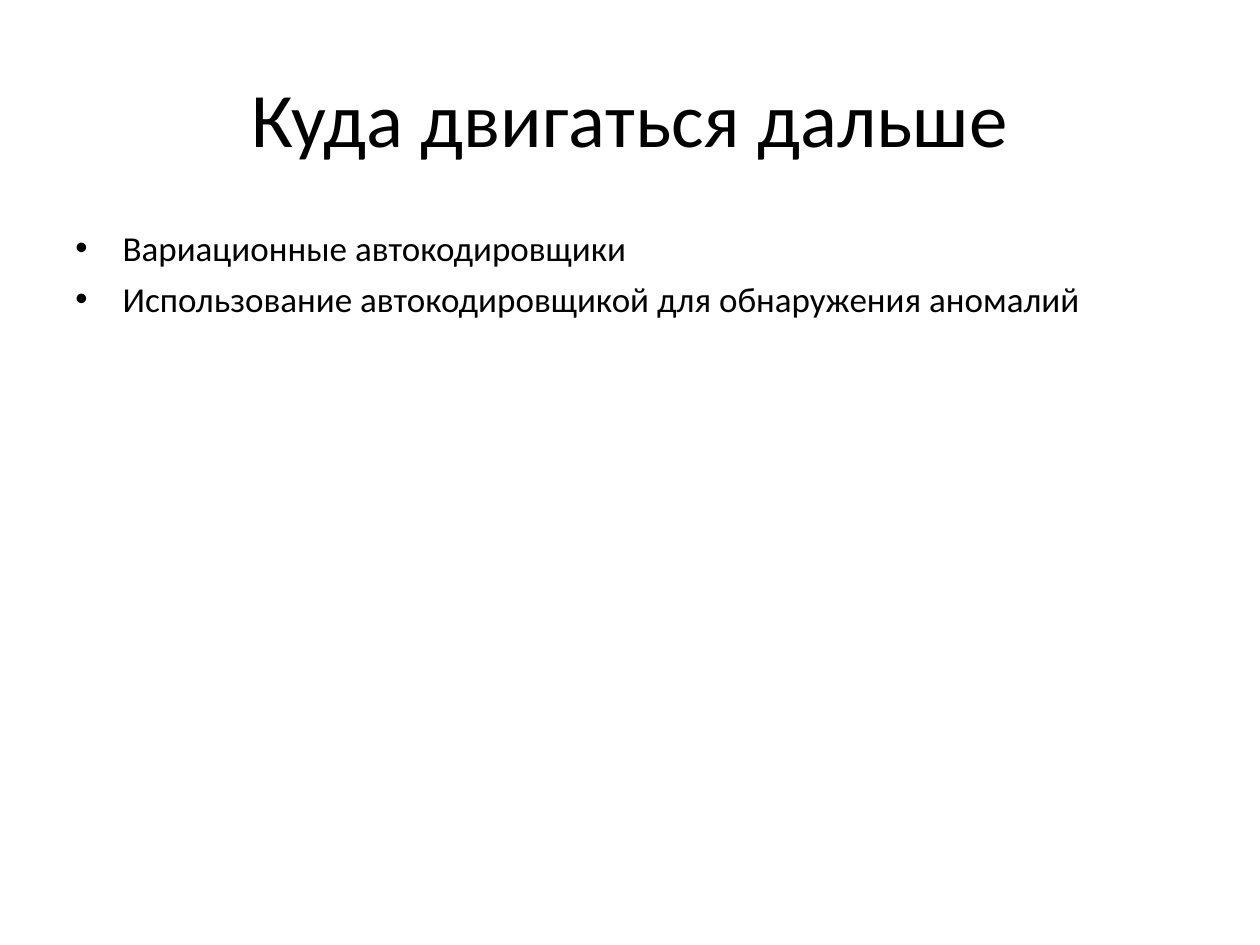
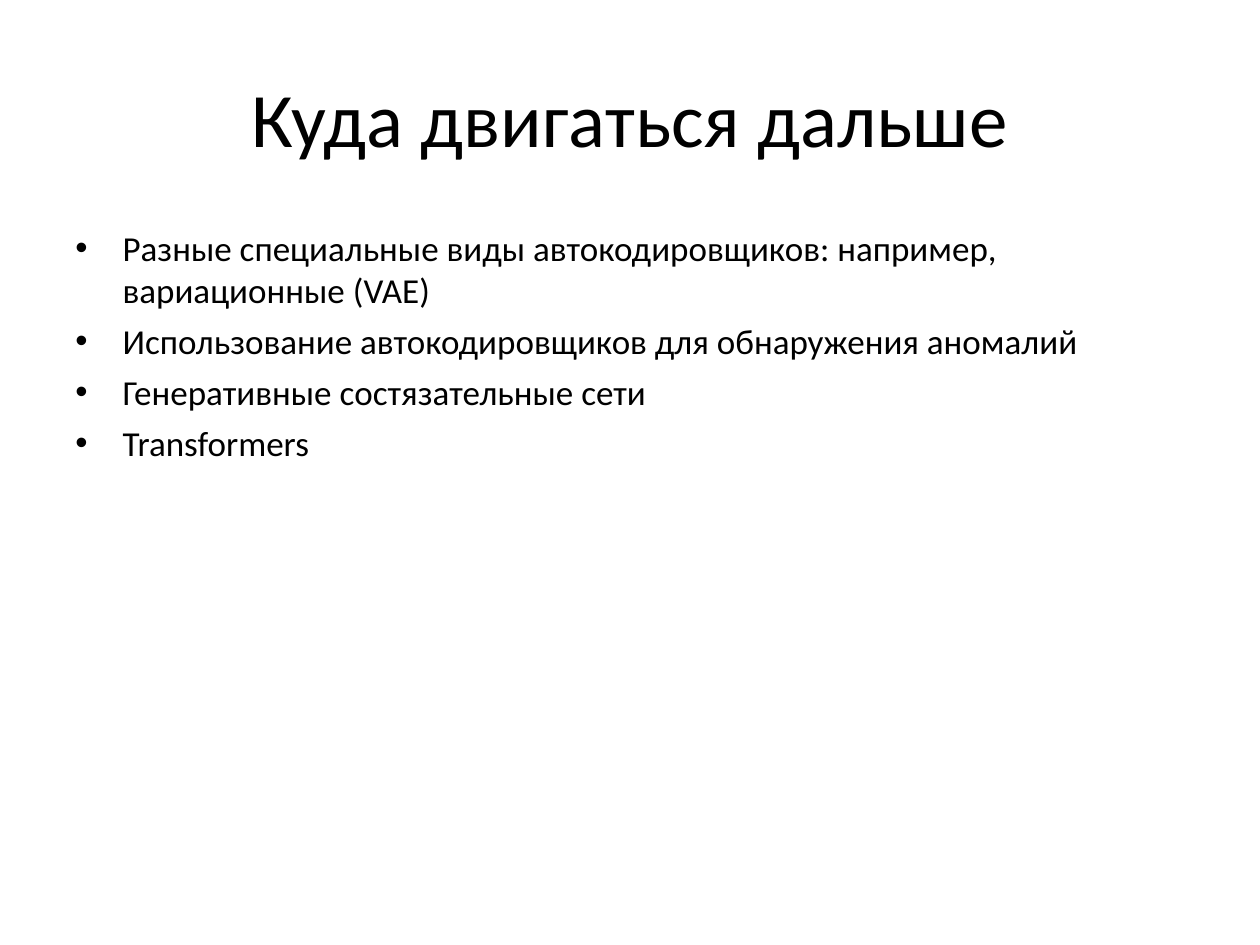
Before and after one commit to CyberLympha/Data-Science-Course, a slide deck: slide 19 of презентации/Автокодировщики.ppt. Drawn at 1260x945 pixels with LibreOffice and Linux fonts; fonts in the diff are those of the drawing. Boxes give left, top, right and bottom in pixels: in the first picture for what was removed or moved away, otherwise in the second. Text is boxed around its words. In the diff, an @@ line names an element or a change of style, - is before the commit and + after.

Commit message:
Update Автокодировщики.ppt
Обновлена презентация "Автокодировщики": поправлены и добавлены ссылки на материалы.

```diff
--- a/презентации/Автокодировщики.ppt
+++ b/презентации/Автокодировщики.ppt
@@ text at (x1=123, y1=238, x2=1077, y2=457): text changed @@
-• Вариационные автокодировщики
-• Использование автокодировщикой для обнаружения аномалий
+• Разные специальные виды автокодировщиков: например, вариационные (VAE)
+• Использование автокодировщиков для обнаружения аномалий
+• Генеративные состязательные сети
+• Transformers
```
Also in this commit, not shown: 5 other slides changed.
